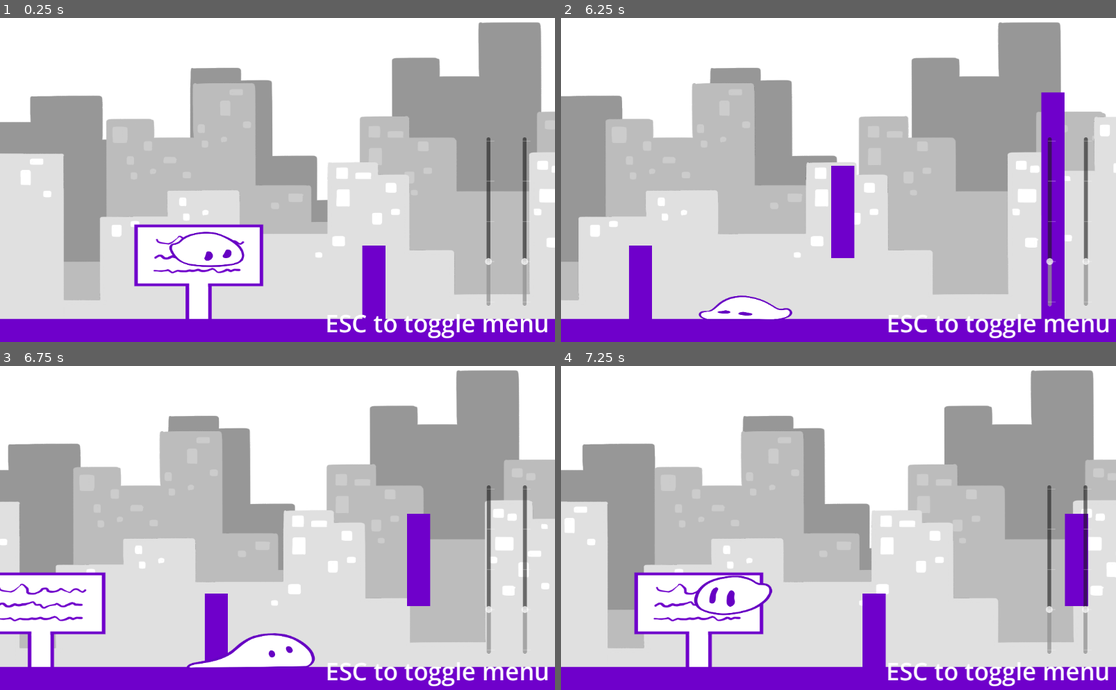
Above: before the commit, frames 1-4 (two rows, left to right).
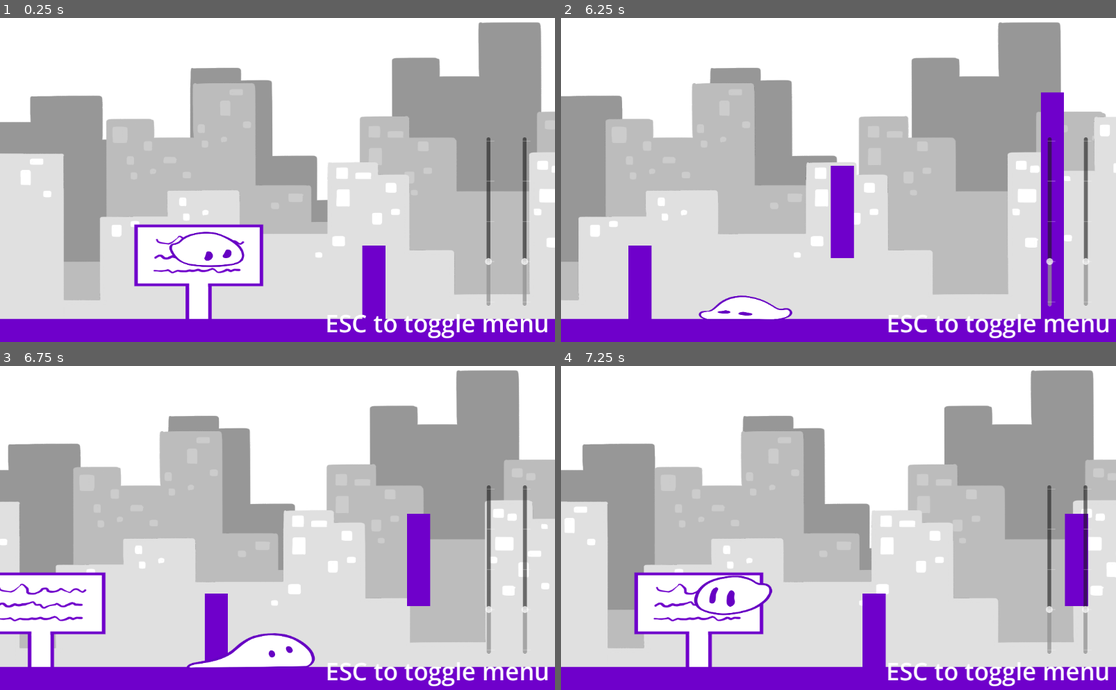
Above: after the commit, the same moments.

Repository: Globs-United/Project
Game: Godot game, scene res://lvl1.tscn
Same seed, same stepped clock (60 frames per second), same inputs: the game is played once before the commit and once after it. Sound files missing from this copy of the repository are replaced by a short silence.
Inputs:
- Up to frame 1 (0.25 s): no input
- Up to frame 2 (6.25 s): tap E (interact) at 0.5, 0.6, 1.35, 2.1, 2.85, 3.6, 4.35, 5.1, 5.85 s; hold Right (moveRight) 0.53-2.03 s; tap Space (jump) at 0.77, 1.52, 3.02, 3.77, 4.52, 6.02 s; hold Left (moveLeft) 2.03-2.78 s; hold Right (moveRight) 2.78-4.28 s; hold Left (moveLeft) 4.28-5.03 s; hold Right (moveRight) 5.03-5.78 s; hold Left (moveLeft) from 5.78 s (still down)
- Up to frame 3 (6.75 s): keep holding Left (moveLeft); tap E (interact) at 6.6 s
- Up to frame 4 (7.25 s): keep holding Left (moveLeft); tap Space (jump) at 6.77 s

Frame 1 is identical in both runs. In frame 2, 0.3% of the frame differs, in the area x 12-91%, y 22-93%; in frame 3, less than 0.1%; in frame 4, less than 0.1%.

Commit message:
Make flag flip wworld

Diff:
--- a/lvl1.tscn
+++ b/lvl1.tscn
@@ -6,9 +6,7 @@
 [ext_resource type="PackedScene" uid="uid://b7kig75wfp6de" path="res://object_scenes/background.tscn" id="5_audra"]
 [ext_resource type="Script" uid="uid://w8iguxe1l24l" path="res://scripts/camera_2d.gd" id="5_ok8r0"]
 [ext_resource type="PackedScene" uid="uid://dbjmiklp0s68j" path="res://object_scenes/spikes.tscn" id="6_audra"]
-[ext_resource type="PackedScene" uid="uid://d4h8ppy0mb78w" path="res://object_scenes/lightning_cloud.tscn" id="6_x7kom"]
 [ext_resource type="PackedScene" uid="uid://cs2y2xdm75fed" path="res://checkpoint.tscn" id="8_lpail"]
-[ext_resource type="PackedScene" uid="uid://wsjajdqhncat" path="res://object_scenes/fire.tscn" id="8_qoovb"]
 [ext_resource type="PackedScene" uid="uid://xmbjavg0javs" path="res://object_scenes/finish_line.tscn" id="9_1w0mb"]
 [ext_resource type="PackedScene" uid="uid://dh8i38af1uaom" path="res://object_scenes/sign.tscn" id="10_mfdtg"]
 [ext_resource type="PackedScene" uid="uid://gkkpg0gxwa8j" path="res://object_scenes/sound_player.tscn" id="12_fgl13"]
@@ -45,10 +43,6 @@
 
 [node name="ParallaxBackground" parent="." instance=ExtResource("5_audra")]
 
-[node name="Lightning Cloud" parent="." instance=ExtResource("6_x7kom")]
-position = Vector2(129, -289)
-scale = Vector2(0.16, 0.16)
-
 [node name="Spikes" parent="." instance=ExtResource("6_audra")]
 position = Vector2(2344, 301)
 rotation = 1.5708
@@ -167,10 +161,6 @@
 position = Vector2(4302, 629)
 rotation = 2.35619
 scale = Vector2(0.2, 0.2)
-
-[node name="Fire" parent="." instance=ExtResource("8_qoovb")]
-position = Vector2(345, -370)
-scale = Vector2(0.07, 0.07)
 
 [node name="Sign" parent="." instance=ExtResource("10_mfdtg")]
 position = Vector2(208, 304)
--- a/lvl2.tscn
+++ b/lvl2.tscn
@@ -18,7 +18,7 @@
 
 [node name="Player" parent="." instance=ExtResource("1_aq45b")]
 z_index = 2
-position = Vector2(3792, 379)
+position = Vector2(3763, 300)
 scale = Vector2(0.4, 0.4)
 
 [node name="Pit" parent="." instance=ExtResource("2_jukch")]
@@ -28,12 +28,12 @@
 
 [node name="Pit2" parent="." instance=ExtResource("2_jukch")]
 z_index = 3
-position = Vector2(3582, 447)
-scale = Vector2(0.329, 0.1)
+position = Vector2(3628, 447)
+scale = Vector2(0.569, 0.1)
 
 [node name="Pit3" parent="." instance=ExtResource("2_jukch")]
 z_index = 3
-position = Vector2(5231, 350)
+position = Vector2(5535, 350)
 scale = Vector2(5, 0.1)
 
 [node name="Wall" parent="." instance=ExtResource("3_vcnes")]
@@ -62,7 +62,7 @@
 Yworld = true
 
 [node name="Lightning Cloud4" parent="." instance=ExtResource("6_nujma")]
-position = Vector2(4195, 180)
+position = Vector2(4499, 180)
 scale = Vector2(0.16, 0.16)
 Yworld = true
 
@@ -75,11 +75,11 @@
 scale = Vector2(0.2, 0.2)
 
 [node name="Checkpoint12" parent="." instance=ExtResource("8_vcnes")]
-position = Vector2(4156, 270)
+position = Vector2(4460, 270)
 scale = Vector2(0.2, 0.2)
 
 [node name="Checkpoint11" parent="." instance=ExtResource("8_vcnes")]
-position = Vector2(3787, 89)
+position = Vector2(3763, 89)
 scale = Vector2(0.2, 0.2)
 Yworld = true
 
@@ -131,7 +131,7 @@
 
 [node name="Wall26" parent="." instance=ExtResource("3_vcnes")]
 z_index = 1
-position = Vector2(4188, 350)
+position = Vector2(4492, 350)
 scale = Vector2(3, 0.5)
 
 [node name="Spikes" parent="." instance=ExtResource("7_t5h3c")]
@@ -141,44 +141,44 @@
 skew = -4.31538e-05
 
 [node name="Spikes2" parent="." instance=ExtResource("7_t5h3c")]
-position = Vector2(4569, 238)
+position = Vector2(4873, 238)
 scale = Vector2(0.2, 0.2)
 skew = -4.31538e-05
 
 [node name="Spikes3" parent="." instance=ExtResource("7_t5h3c")]
-position = Vector2(4809, 463)
+position = Vector2(5113, 463)
 scale = Vector2(0.2, 0.2)
 skew = -4.31538e-05
 
 [node name="Spikes4" parent="." instance=ExtResource("7_t5h3c")]
-position = Vector2(5121, 351)
+position = Vector2(5425, 351)
 scale = Vector2(0.2, 0.2)
 skew = -4.31538e-05
 
 [node name="Spikes5" parent="." instance=ExtResource("7_t5h3c")]
-position = Vector2(5449, 231)
+position = Vector2(5753, 231)
 scale = Vector2(0.2, 0.2)
 skew = -4.31538e-05
 
 [node name="Spikes8" parent="." instance=ExtResource("7_t5h3c")]
-position = Vector2(5818, 231)
+position = Vector2(6122, 231)
 scale = Vector2(0.2, 0.2)
 skew = -4.31538e-05
 
 [node name="Spikes6" parent="." instance=ExtResource("7_t5h3c")]
-position = Vector2(5481, 231)
+position = Vector2(5785, 231)
 scale = Vector2(0.2, 0.2)
 skew = -4.31538e-05
 moveDownY = 238
 
 [node name="Spikes7" parent="." instance=ExtResource("7_t5h3c")]
-position = Vector2(5746, 231)
+position = Vector2(6050, 231)
 scale = Vector2(0.2, 0.2)
 skew = -4.31538e-05
 moveDownY = 238
 
 [node name="Spikes9" parent="." instance=ExtResource("7_t5h3c")]
-position = Vector2(5890, 231)
+position = Vector2(6194, 231)
 scale = Vector2(0.2, 0.2)
 skew = -4.31538e-05
 moveDownY = 238
@@ -200,8 +200,8 @@
 
 [node name="Wall21" parent="." instance=ExtResource("3_vcnes")]
 z_index = 1
-position = Vector2(3743, 445)
-scale = Vector2(2.12, 0.25)
+position = Vector2(3942, 445)
+scale = Vector2(4.32001, 0.25)
 
 [node name="Wall11" parent="." instance=ExtResource("3_vcnes")]
 z_index = 1
@@ -240,17 +240,17 @@
 
 [node name="Wall10" parent="." instance=ExtResource("3_vcnes")]
 z_index = 1
-position = Vector2(3190, 20)
-scale = Vector2(13.688, 0.25)
+position = Vector2(3333, 20)
+scale = Vector2(17.008, 0.25)
 
 [node name="Wall27" parent="." instance=ExtResource("3_vcnes")]
 z_index = 1
-position = Vector2(5207, 111)
+position = Vector2(5511, 111)
 scale = Vector2(23.928, 0.25)
 
 [node name="Wall28" parent="." instance=ExtResource("3_vcnes")]
 z_index = 1
-position = Vector2(5190, 583)
+position = Vector2(5494, 583)
 scale = Vector2(23.928, 0.25)
 
 [node name="Fire12" parent="." instance=ExtResource("8_ux455")]
@@ -273,6 +273,18 @@
 position = Vector2(2772, 297)
 scale = Vector2(0.07, 0.07)
 
+[node name="Fire46" parent="." instance=ExtResource("8_ux455")]
+position = Vector2(3886, 401)
+scale = Vector2(0.07, 0.07)
+
+[node name="Fire47" parent="." instance=ExtResource("8_ux455")]
+position = Vector2(3927, 401)
+scale = Vector2(0.07, 0.07)
+
+[node name="Fire48" parent="." instance=ExtResource("8_ux455")]
+position = Vector2(3970, 401)
+scale = Vector2(0.07, 0.07)
+
 [node name="Fire17" parent="." instance=ExtResource("8_ux455")]
 position = Vector2(2814, 297)
 scale = Vector2(0.07, 0.07)
@@ -282,137 +294,137 @@
 scale = Vector2(0.07, 0.07)
 
 [node name="Fire19" parent="." instance=ExtResource("8_ux455")]
-position = Vector2(3546, 64)
+position = Vector2(3522, 64)
 rotation = 3.14159
 scale = Vector2(0.07, 0.07)
 
 [node name="Fire20" parent="." instance=ExtResource("8_ux455")]
-position = Vector2(3588, 64)
+position = Vector2(3564, 64)
 rotation = 3.14159
 scale = Vector2(0.07, 0.07)
 
 [node name="Fire21" parent="." instance=ExtResource("8_ux455")]
-position = Vector2(3631, 64)
+position = Vector2(3607, 64)
 rotation = 3.14159
 scale = Vector2(0.07, 0.07)
 
 [node name="Fire22" parent="." instance=ExtResource("8_ux455")]
-position = Vector2(4060, 627)
+position = Vector2(4364, 627)
 scale = Vector2(0.07, 0.07)
 Yworld = true
 
 [node name="Fire23" parent="." instance=ExtResource("8_ux455")]
-position = Vector2(4102, 627)
+position = Vector2(4406, 627)
 scale = Vector2(0.07, 0.07)
 Yworld = true
 
 [node name="Fire24" parent="." instance=ExtResource("8_ux455")]
-position = Vector2(4145, 627)
+position = Vector2(4449, 627)
 scale = Vector2(0.07, 0.07)
 Yworld = true
 
 [node name="Fire25" parent="." instance=ExtResource("8_ux455")]
-position = Vector2(4187, 627)
+position = Vector2(4491, 627)
 scale = Vector2(0.07, 0.07)
 Yworld = true
 
 [node name="Fire26" parent="." instance=ExtResource("8_ux455")]
-position = Vector2(4229, 627)
+position = Vector2(4533, 627)
 scale = Vector2(0.07, 0.07)
 Yworld = true
 
 [node name="Fire27" parent="." instance=ExtResource("8_ux455")]
-position = Vector2(4272, 627)
+position = Vector2(4576, 627)
 scale = Vector2(0.07, 0.07)
 Yworld = true
 
 [node name="Fire28" parent="." instance=ExtResource("8_ux455")]
-position = Vector2(4315, 627)
+position = Vector2(4619, 627)
 scale = Vector2(0.07, 0.07)
 Yworld = true
 
 [node name="Fire29" parent="." instance=ExtResource("8_ux455")]
-position = Vector2(4357, 627)
+position = Vector2(4661, 627)
 scale = Vector2(0.07, 0.07)
 Yworld = true
 
 [node name="Fire30" parent="." instance=ExtResource("8_ux455")]
-position = Vector2(4400, 627)
+position = Vector2(4704, 627)
 scale = Vector2(0.07, 0.07)
 Yworld = true
 
 [node name="Fire31" parent="." instance=ExtResource("8_ux455")]
-position = Vector2(4442, 627)
+position = Vector2(4746, 627)
 scale = Vector2(0.07, 0.07)
 Yworld = true
 
 [node name="Fire32" parent="." instance=ExtResource("8_ux455")]
-position = Vector2(4484, 627)
+position = Vector2(4788, 627)
 scale = Vector2(0.07, 0.07)
 Yworld = true
 
 [node name="Fire33" parent="." instance=ExtResource("8_ux455")]
-position = Vector2(4527, 627)
+position = Vector2(4831, 627)
 scale = Vector2(0.07, 0.07)
 Yworld = true
 
 [node name="Fire34" parent="." instance=ExtResource("8_ux455")]
-position = Vector2(4570, 627)
+position = Vector2(4874, 627)
 scale = Vector2(0.07, 0.07)
 Yworld = true
 
 [node name="Fire35" parent="." instance=ExtResource("8_ux455")]
-position = Vector2(4612, 627)
+position = Vector2(4916, 627)
 scale = Vector2(0.07, 0.07)
 Yworld = true
 
 [node name="Fire36" parent="." instance=ExtResource("8_ux455")]
-position = Vector2(4655, 627)
+position = Vector2(4959, 627)
 scale = Vector2(0.07, 0.07)
 Yworld = true
 
 [node name="Fire37" parent="." instance=ExtResource("8_ux455")]
-position = Vector2(4697, 627)
+position = Vector2(5001, 627)
 scale = Vector2(0.07, 0.07)
 Yworld = true
 
 [node name="Fire38" parent="." instance=ExtResource("8_ux455")]
-position = Vector2(4739, 627)
+position = Vector2(5043, 627)
 scale = Vector2(0.07, 0.07)
 Yworld = true
 
 [node name="Fire39" parent="." instance=ExtResource("8_ux455")]
-position = Vector2(4782, 627)
+position = Vector2(5086, 627)
 scale = Vector2(0.07, 0.07)
 Yworld = true
 
 [node name="Fire40" parent="." instance=ExtResource("8_ux455")]
-position = Vector2(4825, 627)
+position = Vector2(5129, 627)
 scale = Vector2(0.07, 0.07)
 Yworld = true
 
 [node name="Fire41" parent="." instance=ExtResource("8_ux455")]
-position = Vector2(4867, 627)
+position = Vector2(5171, 627)
 scale = Vector2(0.07, 0.07)
 Yworld = true
 
 [node name="Fire42" parent="." instance=ExtResource("8_ux455")]
-position = Vector2(4910, 627)
+position = Vector2(5214, 627)
 scale = Vector2(0.07, 0.07)
 Yworld = true
 
 [node name="Fire43" parent="." instance=ExtResource("8_ux455")]
-position = Vector2(4952, 627)
+position = Vector2(5256, 627)
 scale = Vector2(0.07, 0.07)
 Yworld = true
 
 [node name="Fire44" parent="." instance=ExtResource("8_ux455")]
-position = Vector2(4994, 627)
+position = Vector2(5298, 627)
 scale = Vector2(0.07, 0.07)
 Yworld = true
 
 [node name="Fire45" parent="." instance=ExtResource("8_ux455")]
-position = Vector2(5037, 627)
+position = Vector2(5341, 627)
 scale = Vector2(0.07, 0.07)
 Yworld = true
 
@@ -459,11 +471,11 @@
 scale = Vector2(0.25, 3.72)
 
 [node name="Wall23" parent="." instance=ExtResource("3_vcnes")]
-position = Vector2(3744, 631)
+position = Vector2(3744, 611)
 scale = Vector2(0.25, 3.72)
 
 [node name="Wall24" parent="." instance=ExtResource("3_vcnes")]
-position = Vector2(4056, 187)
+position = Vector2(4360, 187)
 scale = Vector2(0.25, 3.72)
 
 [node name="Wall3" parent="." instance=ExtResource("3_vcnes")]
@@ -491,17 +503,17 @@
 scale = Vector2(5.58001, 0.25)
 
 [node name="Wall29" parent="." instance=ExtResource("3_vcnes")]
-position = Vector2(6399, 350)
+position = Vector2(6703, 350)
 scale = Vector2(5.58001, 0.25)
 
 [node name="Wall12" parent="." instance=ExtResource("3_vcnes")]
-position = Vector2(3945, 20)
+position = Vector2(4249, 20)
 scale = Vector2(2.05999, 0.25)
 moveDownY = 436
 
 [node name="FinishLine" parent="." instance=ExtResource("11_3pm5q")]
 z_index = 1
-position = Vector2(6078, 350)
+position = Vector2(6382, 350)
 scale = Vector2(0.35, 0.35)
 
 [node name="SoundPlayer" parent="." instance=ExtResource("12_nujma")]
--- a/object_scenes/player.tscn
+++ b/object_scenes/player.tscn
@@ -281,6 +281,7 @@
 height = 17.8231
 
 [node name="Player" type="CharacterBody2D" groups=["player"]]
+position = Vector2(0, 4)
 scale = Vector2(0.6, 0.6)
 script = ExtResource("1_cwixu")
 metadata/_edit_group_ = true
@@ -296,7 +297,7 @@
 shape = SubResource("CapsuleShape2D_44ieu")
 
 [node name="CollisionPolygon2D" type="CollisionPolygon2D" parent="."]
-scale = Vector2(0.864404, 0.489642)
+scale = Vector2(0.864, 0.49)
 polygon = PackedVector2Array(-21.1411, -105.026, -117.237, 75.4871, 121.081, 75.4871, 19.2192, -105.026)
 
 [node name="iFrames" type="Timer" parent="."]
--- a/scripts/playerKate.gd
+++ b/scripts/playerKate.gd
@@ -47,7 +47,7 @@
 	position.y += moveYNext;
 	moveYNext = 0;
 
-	if Yworld != $AnimatedSprite2D.flip_v:
+	if Yworld != (scale.y < 0):
 		Yworld = !Yworld
 		change_world()
 	if health <= 0 && !death_lock:
@@ -102,8 +102,8 @@
 		else:
 			velocity.y = 0;
 			is_on_floor_custom = true;
-			if collision_info.get_collider().hasMoved:
-				moveYNext += collision_info.get_collider().hasMoved;
+			#if collision_info.get_collider().hasMoved:
+				#moveYNext += collision_info.get_collider().hasMoved;
 
 	# replace move and slide so I can handle the collisions manually and add bouncing
 
@@ -162,10 +162,11 @@
 func change_world():
 	print("Player changing world")
 	Yworld = !Yworld
-	$AnimatedSprite2D.flip_v = !($AnimatedSprite2D.flip_v)
+	#$AnimatedSprite2D.flip_v = !($AnimatedSprite2D.flip_v)
 	#replaced flipping y of self in case it changed the player's position in the game
-	$AnimatedSprite2D.position.y *= -1
-	$CollisionPolygon2D.position.y *= -1
+	#$AnimatedSprite2D.position.y *= -1
+	#$CollisionPolygon2D.position.y *= -1
+	scale.y *= -1;
 	$VisibleOnScreenNotifier2D.position.y *= -1
 	gravity *= -1;
 	#jump velocity "flipped" in jump_velocity()
@@ -207,6 +208,7 @@
 func _on_check_point(newPos, newY):
 	initialPosition = newPos;
 	initialWorld = newY;
+	Yworld = newY;
 
 
 
Not shown: 1 places in lvl1.tscn that only renumber resources
